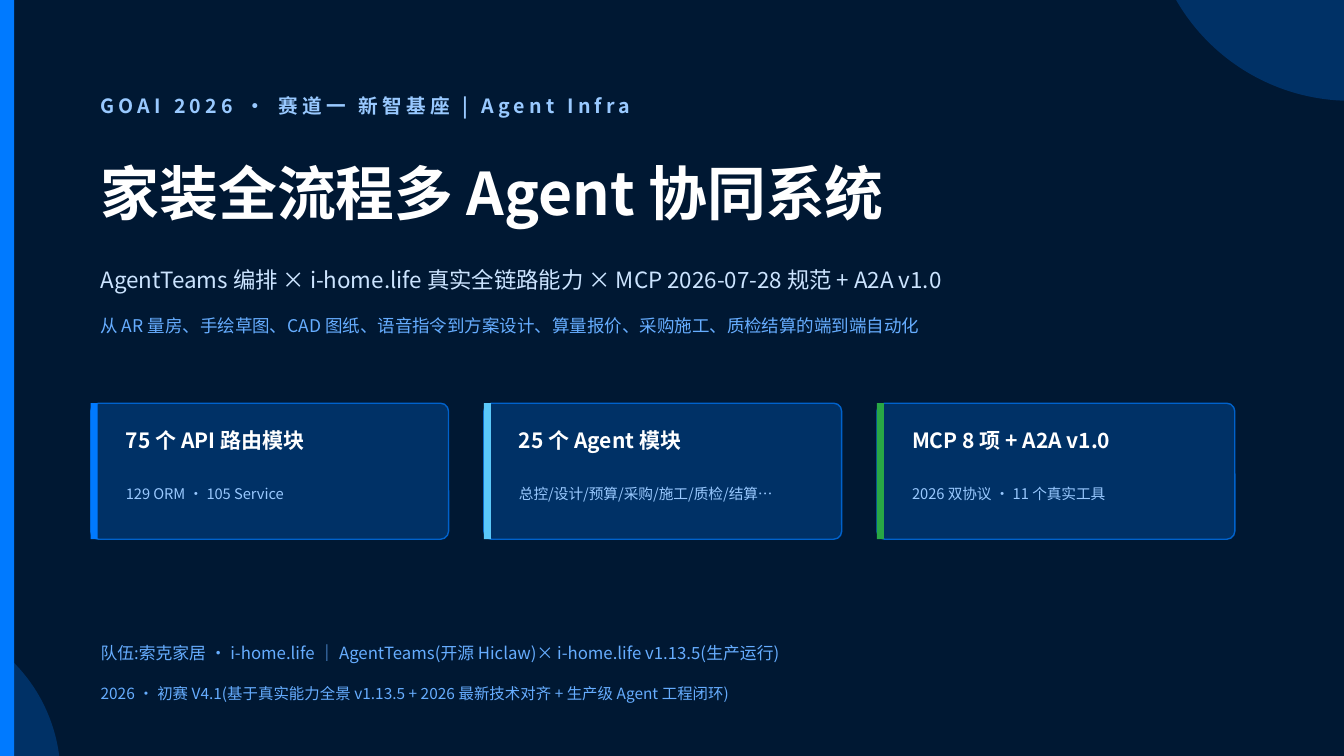
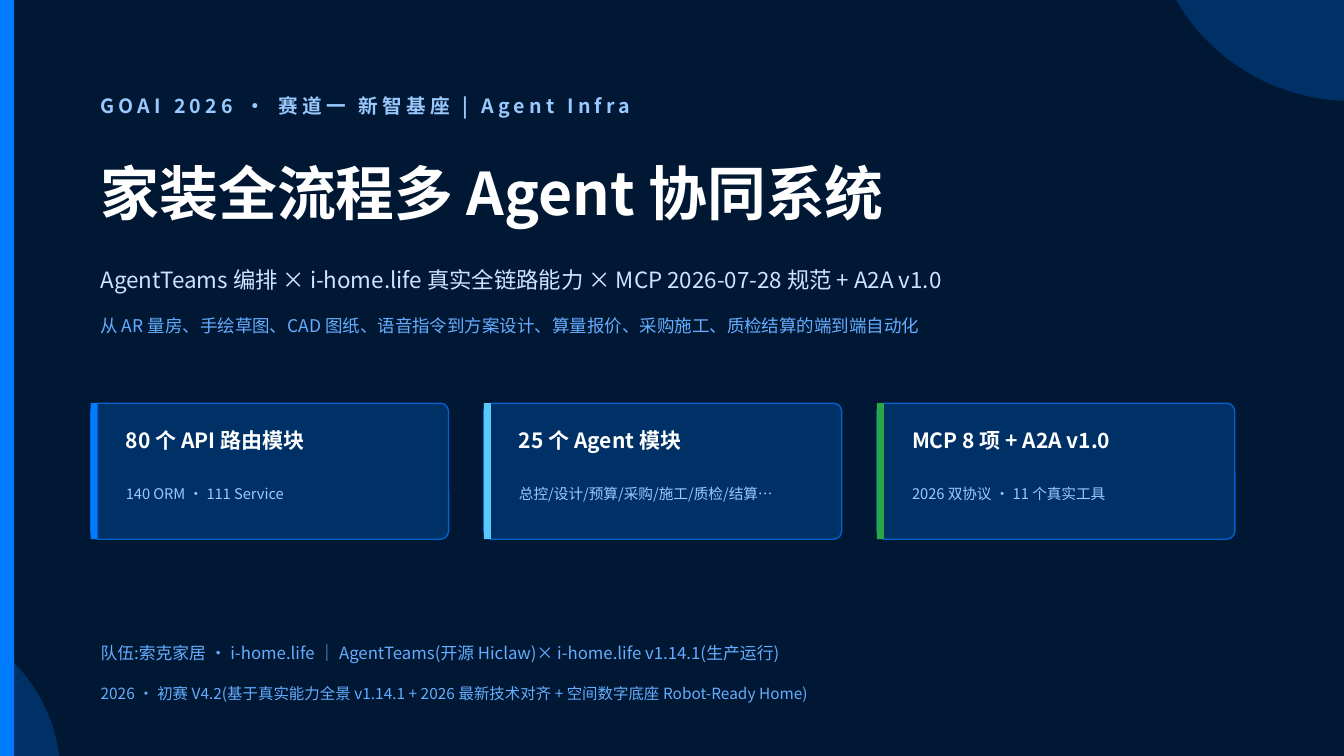
Before and after one commit to SUOKE2024/i-home.life, a slide deck: slide 1 of goai-agent-infra/ppt/GOAI初赛-家装全流程多Agent协同系统.pptx. Drawn at 1344x756 pixels with LibreOffice and Linux fonts; fonts in the diff are those of the drawing. Boxes give left, top, right and bottom in pixels: in the first picture for what was removed or moved away, otherwise in the second. Text is boxed around its words. In the diff, an @@ line names an element or a change of style, - is before the commit and + after.

Commit message:
docs(goai): 参赛材料口径统一——2442 测试基线 / v1.14.1 / 80 路由 + PPT 17 页重渲染
- 简介/论文/提交清单/方案/deck.js：2417→2442 passed（collect 2423→2448，与 scripts/test_baseline.json 2026-08-16 校准一致）
- 当前状态声明 v1.14.0→v1.14.1（特性引入版本表述保留）
- PPT 根目录移入 ppt/，17 页落款页，内部数字经解包校验

```diff
--- a/goai-agent-infra/ppt/GOAI初赛-家装全流程多Agent协同系统.pptx
+++ b/goai-agent-infra/ppt/GOAI初赛-家装全流程多Agent协同系统.pptx
@@ text at (126,430,304,450): text changed @@
-75 个 API 路由模块
+80 个 API 路由模块
@@ text at (126,487,284,499): text changed @@
-129 ORM · 105 Service
+140 ORM · 111 Service
@@ text at (101,645,779,663): text changed @@
-队伍:索克家居 · i-home.life ｜ AgentTeams(开源 Hiclaw)× i-home.life v1.13.5(生产运行)
+队伍:索克家居 · i-home.life ｜ AgentTeams(开源 Hiclaw)× i-home.life v1.14.1(生产运行)
@@ text at (101,686,808,703): text changed @@
-2026 · 初赛 V4.1(基于真实能力全景 v1.13.5 + 2026 最新技术对齐 + 生产级 Agent 工程闭环)
+2026 · 初赛 V4.2(基于真实能力全景 v1.14.1 + 2026 最新技术对齐 + 空间数字底座 Robot-Ready Home)
```
Also in this commit, not shown: 7 other slides changed, 1 slide added, 6 other files.
